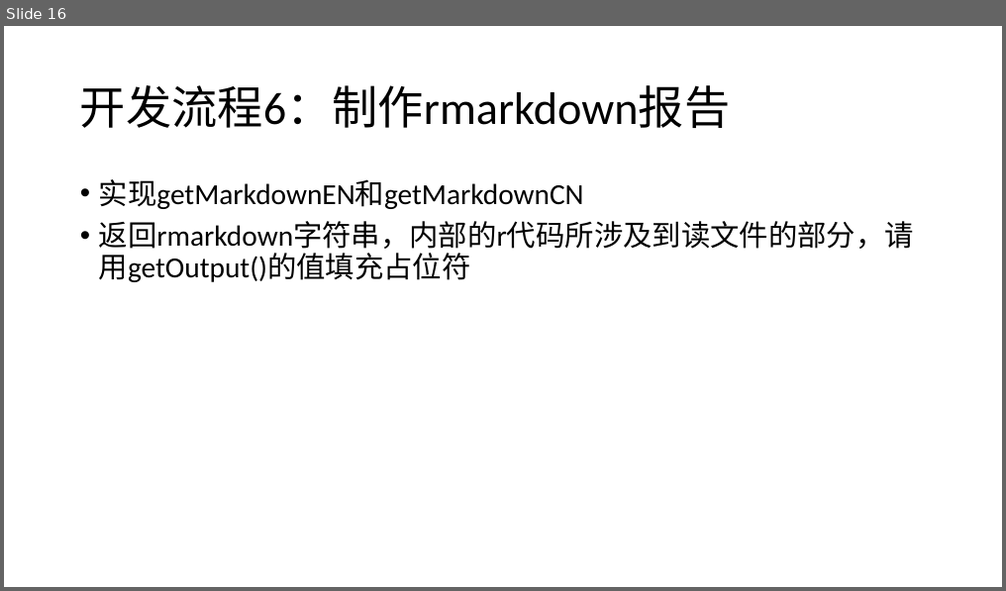
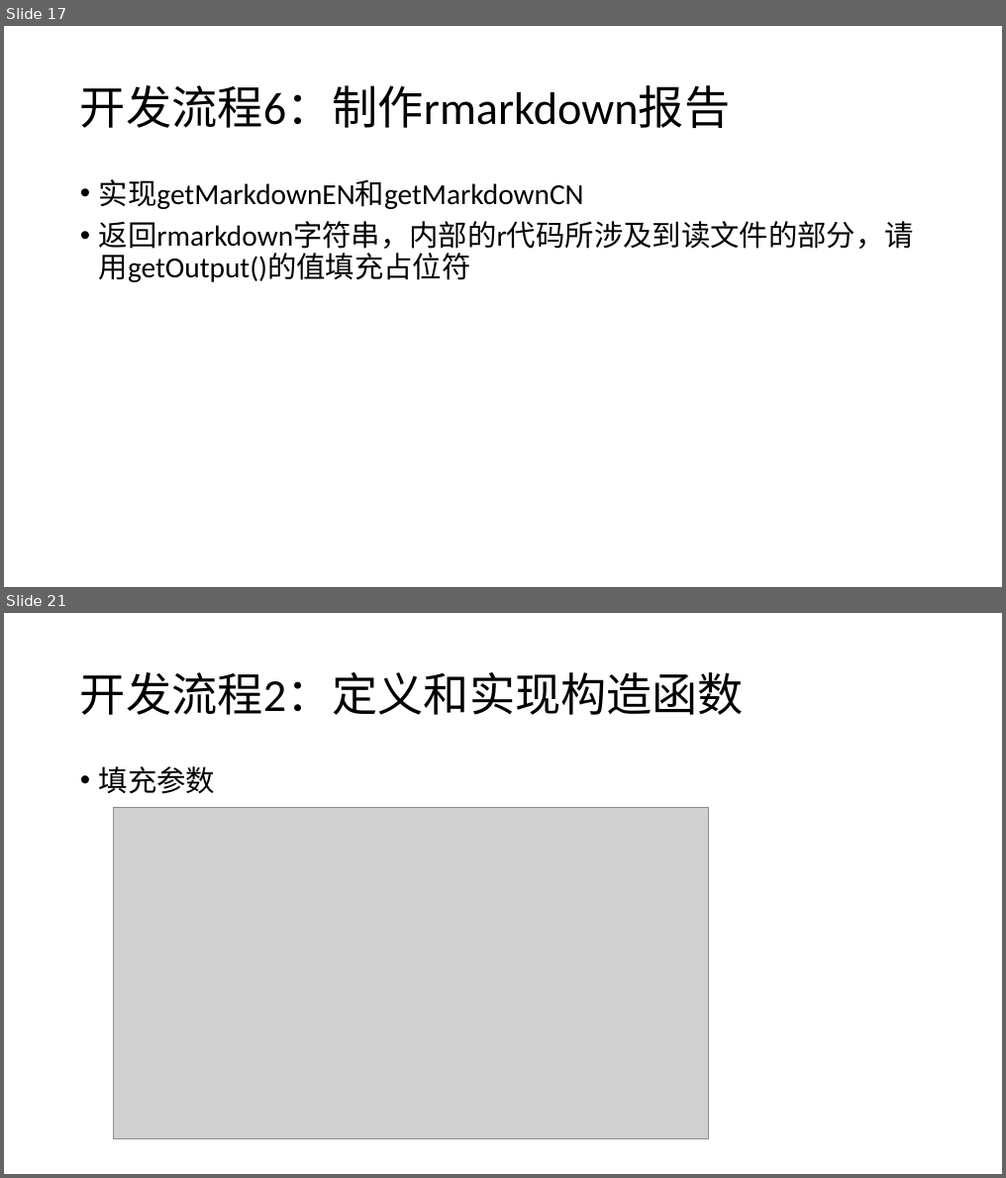
Before and after one commit to chansigit/HCAChina-Doc, a slide deck: 施工文档/开发文档/HCA-China Pipeline Framework 魏征.pptx. Shown one above the other, each under a label of ours: slide 16 before the commit, slides 17 and 21 after it; the slides between them are not shown. The pictures are 1006x591 and 1006x1178 pixels, drawn with LibreOffice and Linux fonts; fonts in the diff are those of the drawing; grey boxes stand for pictures. Boxes give left, top, right and bottom in pixels: in the first picture for what was removed or moved away, otherwise in the second. Text is boxed around its words. In the diff, an @@ line names an element or a change of style, - is before the commit and + after.

Commit message:
更新Configure基因组相关配置方法，更新Flow流程支持

```diff
--- a/施工文档/开发文档/HCA-China Pipeline Framework 魏征.pptx
+++ b/施工文档/开发文档/HCA-China Pipeline Framework 魏征.pptx
@@ slide 21 added at bbox=[4, 613, 1002, 1174], background #FFFFFF @@
@@ title added at bbox=[80, 672, 744, 715], 44 pt, text #000000 @@
+开发流程2：定义和实现构造函数
@@ text added at bbox=[99, 766, 215, 794], 28 pt, text #000000 @@
+• 填充参数
@@ picture added at bbox=[113, 807, 709, 1139] @@
@@ what was slide 16 is now slide 17 @@
```
Also in this commit, not shown: 1 slide changed, 8 other slides added.
